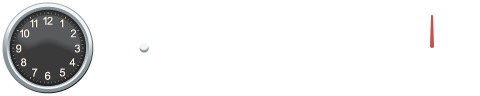
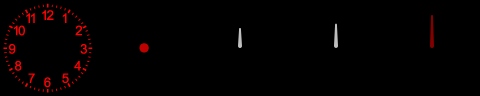
Layers edited between the first and the second 480×96 image:
"fg": opacity 100% → 74% over 139, 43, 149, 53
showed "numbers" over 3, 3, 93, 93
hid "bg" over 2, 2, 94, 94
showed "Layer 1" over 0, 0, 480, 96
